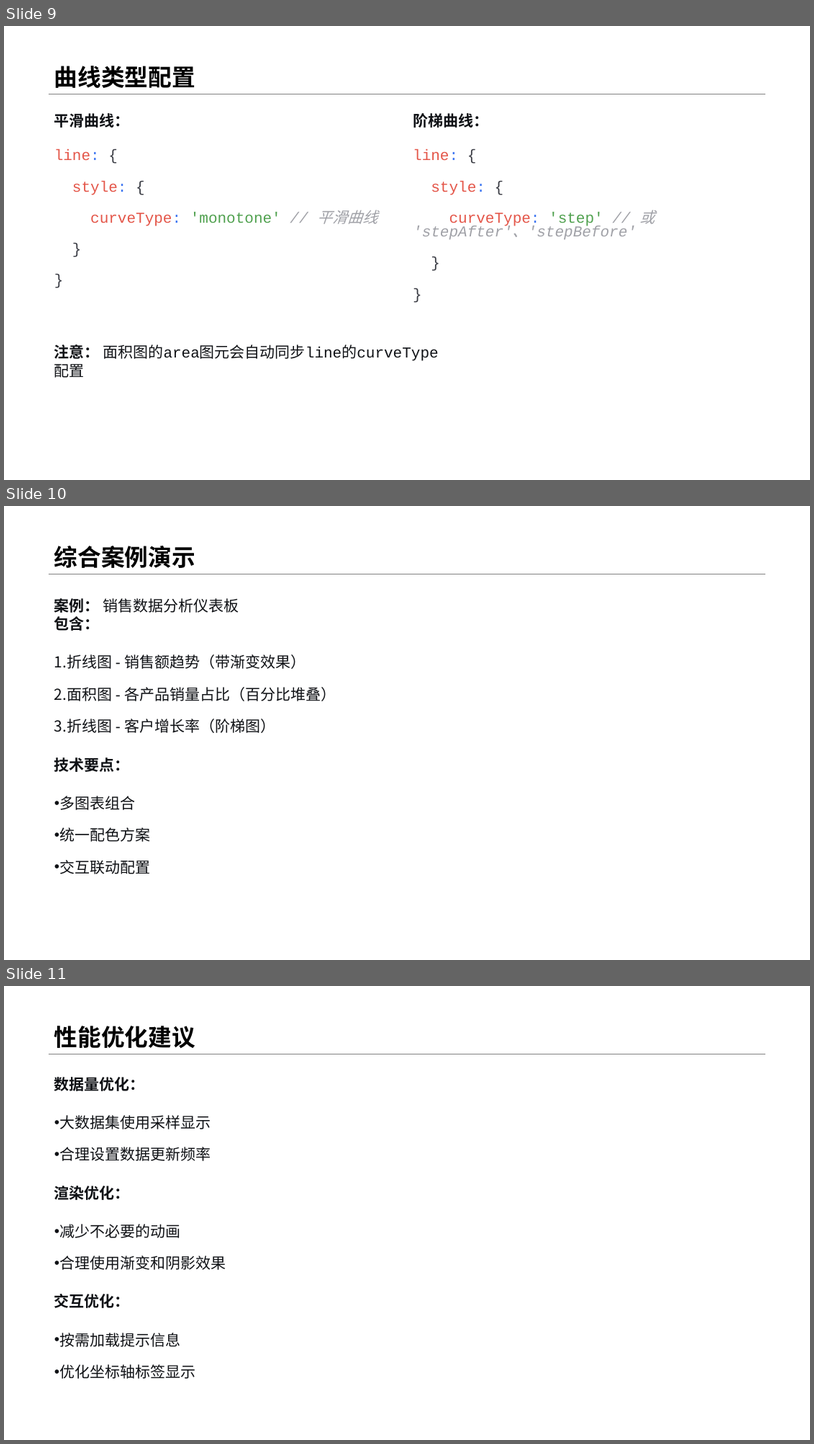
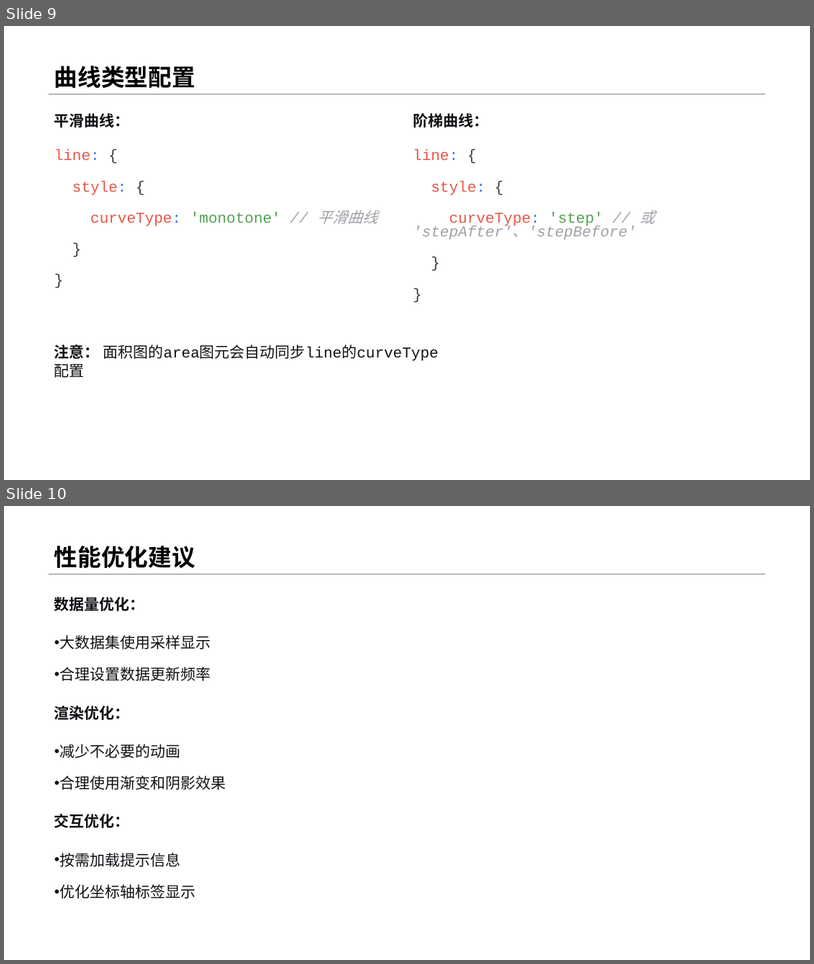
Before and after one commit to menglin1997/vchartCourse, a slide deck: code/Chapter 3 - Vchart Type/18-LineAndAreaAdvanced/18-LineAndAreaAdvanced.pptx. Shown one above the other, each under a label of ours: slides 9, 10 and 11 before the commit, slides 9 and 10 after it. The pictures are 814x1444 and 814x964 pixels, drawn with LibreOffice and Linux fonts; fonts in the diff are those of the drawing. Boxes give left, top, right and bottom in pixels: in the first picture for what was removed or moved away, otherwise in the second. Text is boxed around its words. In the diff, an @@ line names an element or a change of style, - is before the commit and + after.

```diff
--- a/code/Chapter 3 - Vchart Type/18-LineAndAreaAdvanced/18-LineAndAreaAdvanced.pptx
+++ b/code/Chapter 3 - Vchart Type/18-LineAndAreaAdvanced/18-LineAndAreaAdvanced.pptx
@@ slide 10 removed at (4, 506, 810, 960), background #FFFFFF; not listed: 1 template element that a slide beside it also shows @@
@@ title removed at (54, 546, 196, 568) @@
-综合案例演示
@@ text removed at (54, 598, 337, 874) @@
-案例： 销售数据分析仪表板
-包含：
-1. 折线图 - 销售额趋势（带渐变效果）
-2. 面积图 - 各产品销量占比（百分比堆叠）
-3. 折线图 - 客户增长率（阶梯图）
-技术要点：
-• 多图表组合
-• 统一配色方案
-• 交互联动配置
@@ what was slide 11 is now slide 10 @@
```
Also in this commit, not shown: 3 slides changed, 1 other slide removed, 3 other files.
